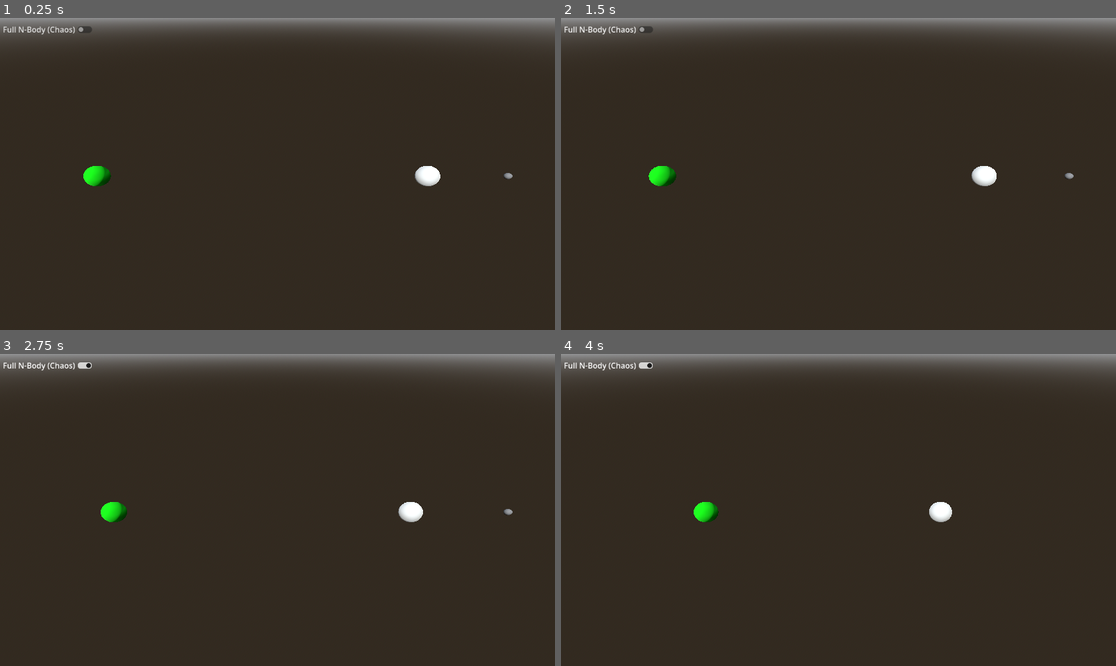
Above: before the commit, frames 1-4 (two rows, left to right).
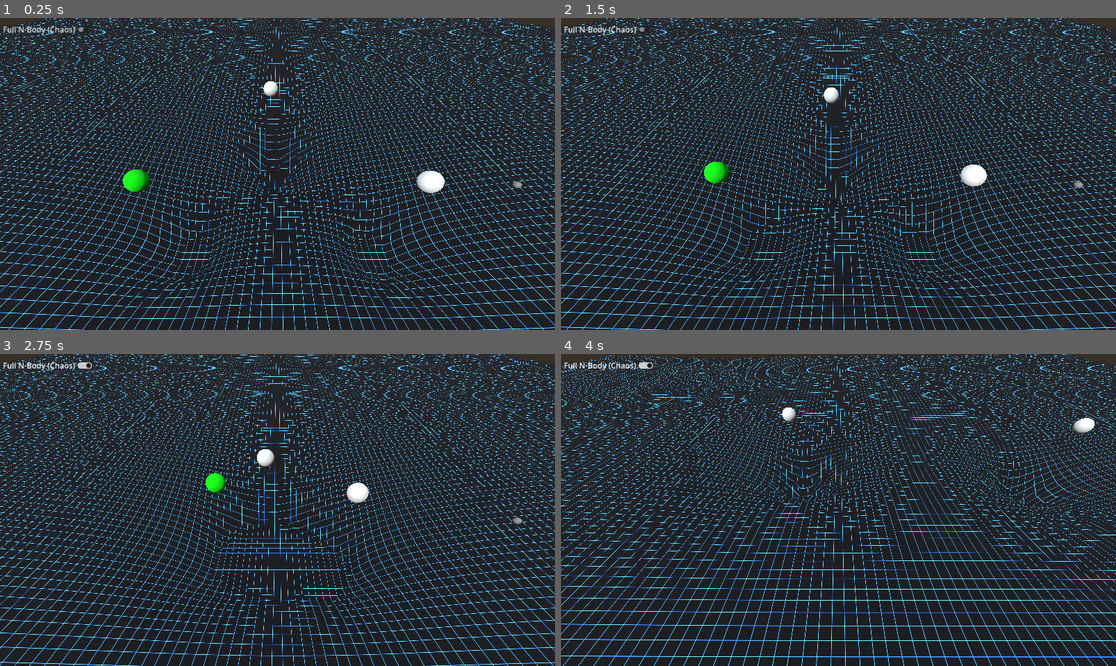
Above: after the commit, the same moments.

Repository: yash-jain221/SpacetimeSlingshot
Game: Godot game, scene res://main.tscn
The game is run twice, just before and just after one commit, with the same random seed, the same clock (stepped at 60 frames per second) and the same inputs.
Inputs (mouse positions are in pixels of both pictures, inside the frame that each line leads up to):
- Up to frame 1 (0.25 s): no input
- Up to frame 2 (1.5 s): click "Full N-Body (Chaos)" at 0.5 s; click "Full N-Body (Chaos)" at 1.25 s
- Up to frame 3 (2.75 s): click "Full N-Body (Chaos)" at 2 s
- Up to frame 4 (4 s): move the mouse to (960, 494) at 2.77 s; click (960, 494) at 2.92 s; move the mouse to (727, 525) at 3.52 s; click (727, 525) at 3.67 s

The runs differ from the first frame. In frame 1, 20% of the frame differs, in the area x 0-100%, y 0-100%; in frame 2, 20%; in frame 3, 20%; in frame 4, 20%.

Commit message:
added spacetime grid + win/lose banner

Diff:
--- a/main.tscn
+++ b/main.tscn
@@ -3,6 +3,8 @@
 [ext_resource type="PackedScene" uid="uid://dp58dg2wlyjne" path="res://scenes/planet.tscn" id="1_0xm2m"]
 [ext_resource type="Script" uid="uid://b5q08ha4xy2g7" path="res://scripts/game.gd" id="1_h2yge"]
 [ext_resource type="PackedScene" uid="uid://bdf5jlkvwvbe7" path="res://scenes/ship.tscn" id="2_h2yge"]
+[ext_resource type="Shader" uid="uid://du6tsbtyxfjl2" path="res://shaders/spacetime_grid.gdshader" id="4_1bvp3"]
+[ext_resource type="Script" uid="uid://cur2lbhpcpqt8" path="res://scripts/spacetime_grid.gd" id="5_lquwl"]
 
 [sub_resource type="ProceduralSkyMaterial" id="ProceduralSkyMaterial_rftev"]
 
@@ -38,6 +40,33 @@
 
 [sub_resource type="ImmediateMesh" id="ImmediateMesh_6iixf"]
 
+[sub_resource type="PlaneMesh" id="PlaneMesh_6iixf"]
+size = Vector2(200, 200)
+subdivide_width = 100
+subdivide_depth = 100
+
+[sub_resource type="ShaderMaterial" id="ShaderMaterial_h2yge"]
+render_priority = 0
+shader = ExtResource("4_1bvp3")
+shader_parameter/body_count = 0
+shader_parameter/body_positions = PackedVector3Array(0, 0, 0, 0, 0, 0, 0, 0, 0, 0, 0, 0, 0, 0, 0, 0, 0, 0, 0, 0, 0, 0, 0, 0, 0, 0, 0, 0, 0, 0, 0, 0, 0, 0, 0, 0, 0, 0, 0, 0, 0, 0, 0, 0, 0, 0, 0, 0)
+shader_parameter/body_masses = PackedFloat32Array(0, 0, 0, 0, 0, 0, 0, 0, 0, 0, 0, 0, 0, 0, 0, 0)
+shader_parameter/well_strength = 0.05
+shader_parameter/well_softening = 1.5
+shader_parameter/max_depth = 15.0
+shader_parameter/grid_color = Color(0.2, 0.5, 1, 1)
+shader_parameter/line_sharpness = 0.04
+
+[sub_resource type="StandardMaterial3D" id="StandardMaterial3D_272bh"]
+resource_local_to_scene = true
+albedo_color = Color(0.99215686, 0.99607843, 0.972549, 1)
+
+[sub_resource type="SphereMesh" id="SphereMesh_5vw27"]
+resource_local_to_scene = true
+material = SubResource("StandardMaterial3D_272bh")
+radius = 1.0
+height = 2.0
+
 [node name="Main" type="Node3D" unique_id=1912433870]
 script = ExtResource("1_h2yge")
 
@@ -48,20 +77,21 @@
 environment = SubResource("Environment_r57db")
 
 [node name="Planet" parent="." unique_id=710599271 instance=ExtResource("1_0xm2m")]
+transform = Transform3D(1, 0, 0, 0, 1, 0, 0, 0, 1, 14.561649, 0.82444763, 0)
 mesh = SubResource("SphereMesh_1bvp3")
 mass = 1000.0
 
 [node name="Camera3D" type="Camera3D" parent="." unique_id=1960231580]
-transform = Transform3D(1, 0, 0, 0, 0.7880108, 0.6156615, 0, -0.6156615, 0.7880108, -14.478681, 12.2686615, 15.377707)
+transform = Transform3D(1, 0, 0, 0, 0.7032319, 0.71096057, 0, -0.71096057, 0.7032319, 1.0142708, 14.15086, 12.210488)
 
 [node name="Ship" parent="." unique_id=1701288930 node_paths=PackedStringArray("aim_line") instance=ExtResource("2_h2yge")]
-transform = Transform3D(1, 0, 0, 0, 1, 0, 0, 0, 1, 7.8243713, 0, 0)
+transform = Transform3D(1, 0, 0, 0, 1, 0, 0, 0, 1, 22.641254, 0.4110453, 0)
 aim_line = NodePath("../AimLine")
 mass = 0.01
 body_type = 2
 
 [node name="Planet2" parent="." unique_id=810922569 instance=ExtResource("1_0xm2m")]
-transform = Transform3D(1, 0, 0, 0, 1, 0, 0, 0, 1, -31.89563, 0, 0)
+transform = Transform3D(1, 0, 0, 0, 1, 0, 0, 0, 1, -11.405945, 0.97395086, 0)
 mesh = SubResource("SphereMesh_lquwl")
 mass = 1000.0
 is_goal = true
@@ -77,4 +107,27 @@
 offset_bottom = 48.0
 text = "Full N-Body (Chaos)"
 
+[node name="Banner" type="Label" parent="HUD" unique_id=1355017339]
+offset_left = 499.0
+offset_top = 258.0
+offset_right = 685.0
+offset_bottom = 329.0
+
+[node name="RetryButton" type="Button" parent="HUD" unique_id=1943831592]
+offset_left = 550.0
+offset_top = 341.0
+offset_right = 638.0
+offset_bottom = 383.0
+text = "Retry?"
+
+[node name="SpacetimeGrid" type="MeshInstance3D" parent="." unique_id=294695057]
+mesh = SubResource("PlaneMesh_6iixf")
+surface_material_override/0 = SubResource("ShaderMaterial_h2yge")
+script = ExtResource("5_lquwl")
+
+[node name="Planet4" parent="." unique_id=388353572 instance=ExtResource("1_0xm2m")]
+transform = Transform3D(1, 0, 0, 0, 1, 0, 0, 0, 1, 0.09715271, 2.473343, -15.797794)
+mesh = SubResource("SphereMesh_5vw27")
+mass = 1000.0
+
 [editable path="Planet2"]
--- a/scripts/game.gd
+++ b/scripts/game.gd
@@ -2,6 +2,10 @@
 
 @onready var ship:Ship = $Ship
 @onready var nbody_toggle: CheckButton = $HUD/Chaos
+@onready var banner: Label = $HUD/Banner
+@onready var retry_button: Button = $HUD/RetryButton
+
+
 
 
 
@@ -11,15 +15,30 @@
 	ship.reached_goal.connect(_on_reached_goal)
 	nbody_toggle.toggled.connect(_on_nbody_toggled)
 	GravityBody.full_nbody = nbody_toggle.button_pressed
+	retry_button.pressed.connect(_on_retry_pressed)
+	banner.hide()
+	retry_button.hide()
+
+
 
 func _on_nbody_toggled(toggled_on: bool) -> void:
 	GravityBody.full_nbody = toggled_on
 
 func _on_crashed(body):
-	print("CRASHED")
+	_end_round("Crashed into "+body.name)
 
 func _on_reached_goal(body):
-	print("REACHED GOAL")
+	_end_round("Reached " + body.name + "!")
+
+func _end_round(message: String) -> void:
+	banner.text = message
+	banner.show()
+	retry_button.show()
+
+func _on_retry_pressed():
+	get_tree().reload_current_scene()
+
+
 
 
 
--- a/scripts/ship.gd
+++ b/scripts/ship.gd
@@ -16,6 +16,8 @@
 
 func _unhandled_input(event: InputEvent) -> void:
 	if state == State.FLYING:
+		return
+	if state != State.AIMING:
 		return
 	if event is InputEventMouseButton and event.button_index == MOUSE_BUTTON_LEFT:
 		_aiming = event.pressed
--- /dev/null
+++ b/scripts/spacetime_grid.gd
@@ -0,0 +1,21 @@
+extends MeshInstance3D
+
+const MAX_BODIES := 16
+
+func _process(_delta: float) -> void:
+	var mat := get_active_material(0) as ShaderMaterial
+	if mat == null:
+		return
+	var bodies := get_tree().get_nodes_in_group("gravity_sources")
+	var positions := PackedVector3Array(); positions.resize(MAX_BODIES)
+	var masses := PackedFloat32Array();   masses.resize(MAX_BODIES)
+	var count := mini(bodies.size(), MAX_BODIES)
+	for i in count:
+		positions[i] = bodies[i].global_position
+		masses[i] = bodies[i].mass
+	mat.set_shader_parameter("body_count", count)
+	mat.set_shader_parameter("body_positions", positions)
+	mat.set_shader_parameter("body_masses", masses)
+
+	if Engine.get_process_frames() % 60 == 0:
+		print(count, " bodies, first mass = ", masses[0])
--- /dev/null
+++ b/shaders/spacetime_grid.gdshader
@@ -0,0 +1,36 @@
+shader_type spatial;
+render_mode cull_disabled;
+uniform int body_count;
+uniform vec3 body_positions[16];
+uniform float body_masses[16];
+
+uniform float well_strength = 0.5;
+uniform float well_softening = 1.5;
+uniform float max_depth = 150.0;
+uniform vec3 grid_color : source_color  = vec3(0.2, 0.5, 1.0);
+uniform float line_sharpness = 0.04;
+varying vec3 world_pos;
+
+
+
+void vertex() {
+	float depth = 0.0;
+	for(int i =0;i<body_count;i++){
+		float d = distance(VERTEX.xz, body_positions[i].xz);
+		depth -= well_strength*body_masses[i]/(d+well_softening);
+	}
+	VERTEX.y += max(depth, -max_depth);
+	world_pos = VERTEX;
+}
+
+void fragment() {
+	vec2 g  = abs(fract(world_pos.xz) - 0.5);
+	float line = 1.0 - smoothstep(0.0, line_sharpness, min(g.x, g.y));
+	ALBEDO = vec3(0.02, 0.02, 0.05);
+	EMISSION = grid_color * line * 2.0;
+}
+
+//void light() {
+//	// Called for every pixel for every light affecting the material.
+//	// Uncomment to replace the default light processing function with this one.
+//}
Not shown, added: scripts/spacetime_grid.gd.uid
Not shown, added: shaders/spacetime_grid.gdshader.uid
